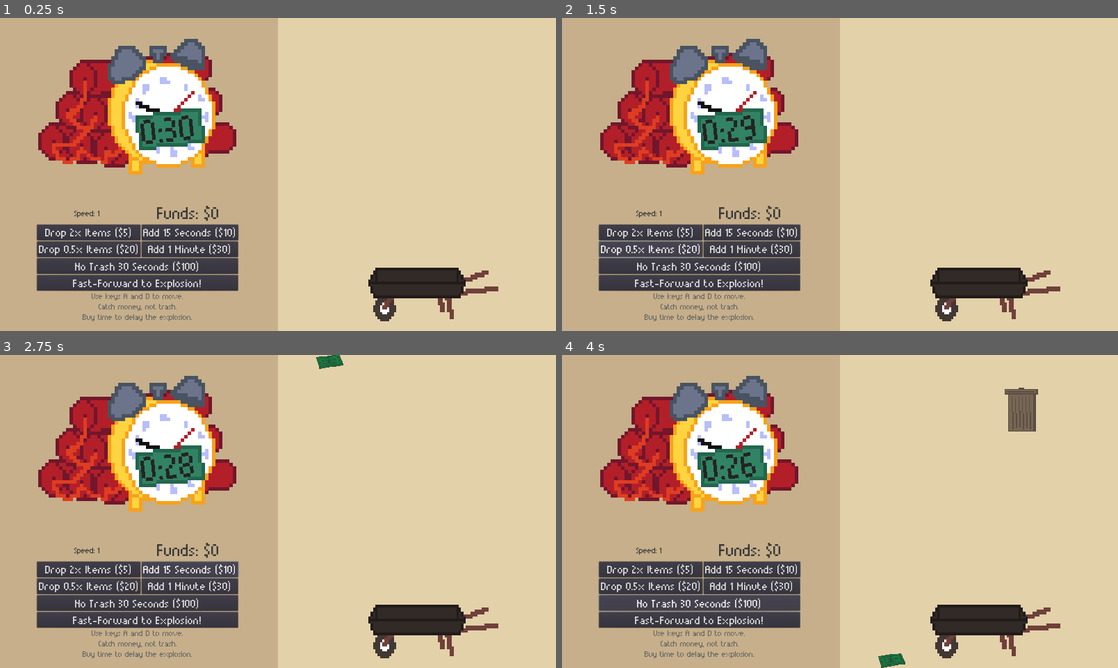
Above: before the commit, frames 1-4 (two rows, left to right).
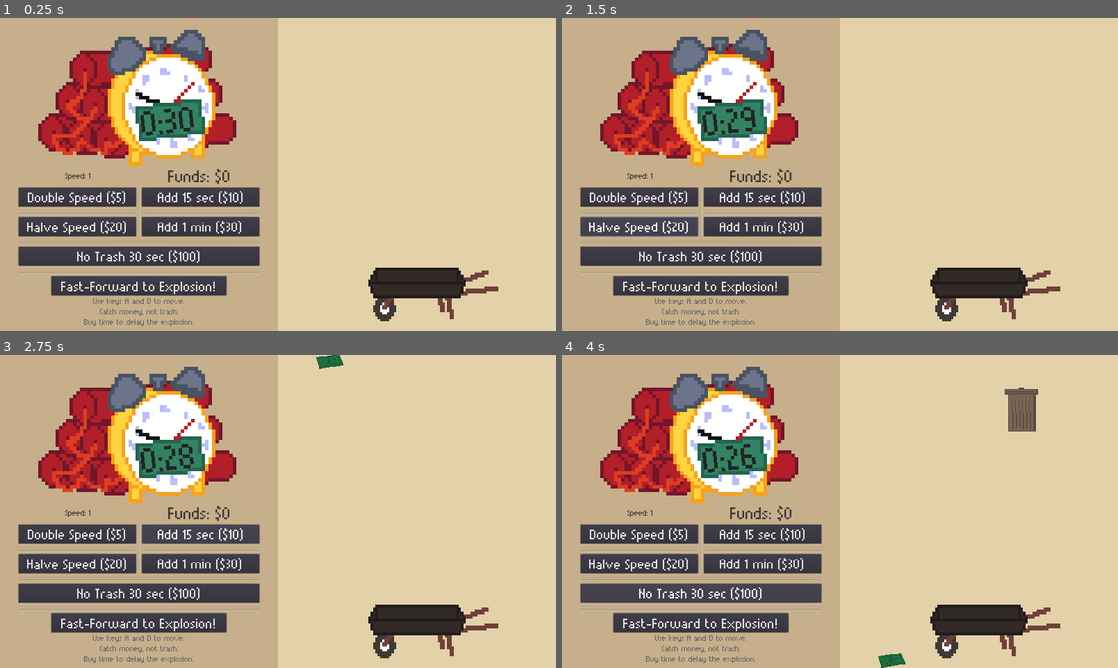
Above: after the commit, the same moments.

Repository: sslees/ld50
Game: Godot game, scene res://scenes/Main.tscn
The game is run twice, just before and just after one commit, with the same random seed, the same clock (stepped at 60 frames per second) and the same inputs.
Inputs:
- Up to frame 1 (0.25 s): no input
- Up to frame 2 (1.5 s): click "Drop 2x Items ($5)" (after the commit: "Double Speed ($5)") at 0.5 s; click "Drop 0.5x Items ($20)" (after the commit: "Halve Speed ($20)") at 1.25 s
- Up to frame 3 (2.75 s): click "Add 15 Seconds ($10)" (after the commit: "Add 15 sec ($10)") at 2 s
- Up to frame 4 (4 s): click "Add 1 Minute ($30)" (after the commit: "Add 1 min ($30)") at 2.75 s; click "No Trash 30 Seconds ($100)" (after the commit: "No Trash 30 sec ($100)") at 3.5 s

The runs differ from the first frame. In frame 1, 18% of the frame differs, in the area x 3-47%, y 3-99%; in frame 2, 18%; in frame 3, 18%; in frame 4, 18%.

Commit message:
submitted version

Diff:
--- a/fonts/button_font.tres
+++ b/fonts/button_font.tres
@@ -3,5 +3,5 @@
 [ext_resource path="res://fonts/munro_dynamicfontdata.tres" type="DynamicFontData" id=1]
 
 [resource]
-size = 41
+size = 51
 font_data = ExtResource( 1 )
--- a/scenes/HUD.tscn
+++ b/scenes/HUD.tscn
@@ -18,18 +18,18 @@
 [node name="Store" type="VBoxContainer" parent="."]
 anchor_top = 1.0
 anchor_bottom = 1.0
-margin_left = 128.0
-margin_top = -440.0
-margin_right = 812.0
-margin_bottom = 128.0
+margin_left = 64.0
+margin_top = -568.0
+margin_right = 896.0
+margin_bottom = -64.0
 
 [node name="Info" type="HBoxContainer" parent="Store"]
-margin_right = 700.0
+margin_right = 832.0
 margin_bottom = 69.0
 
 [node name="Speed" type="Label" parent="Store/Info"]
 margin_top = 17.0
-margin_right = 348.0
+margin_right = 414.0
 margin_bottom = 52.0
 size_flags_horizontal = 3
 custom_colors/font_color = Color( 0.227451, 0.227451, 0.227451, 1 )
@@ -38,8 +38,8 @@
 align = 1
 
 [node name="Funds" type="Label" parent="Store/Info"]
-margin_left = 352.0
-margin_right = 700.0
+margin_left = 418.0
+margin_right = 832.0
 margin_bottom = 69.0
 size_flags_horizontal = 3
 custom_colors/font_color = Color( 0.227451, 0.227451, 0.227451, 1 )
@@ -49,71 +49,162 @@
 
 [node name="HBoxContainer" type="HBoxContainer" parent="Store"]
 margin_top = 73.0
-margin_right = 700.0
-margin_bottom = 183.0
+margin_right = 832.0
+margin_bottom = 237.0
 size_flags_horizontal = 3
 
 [node name="VBoxContainer" type="VBoxContainer" parent="Store/HBoxContainer"]
-margin_right = 360.0
-margin_bottom = 110.0
+margin_right = 406.0
+margin_bottom = 164.0
 size_flags_horizontal = 3
 
 [node name="DropMore" type="Button" parent="Store/HBoxContainer/VBoxContainer"]
-margin_right = 360.0
-margin_bottom = 53.0
-size_flags_horizontal = 3
-custom_fonts/font = ExtResource( 3 )
-text = "Drop 2x Items ($5)"
+margin_right = 406.0
+margin_bottom = 64.0
+size_flags_horizontal = 3
+custom_fonts/font = ExtResource( 3 )
+text = "Double Speed ($5)"
+
+[node name="HSeparator" type="HSeparator" parent="Store/HBoxContainer/VBoxContainer"]
+margin_top = 68.0
+margin_right = 406.0
+margin_bottom = 72.0
+
+[node name="HSeparator3" type="HSeparator" parent="Store/HBoxContainer/VBoxContainer"]
+margin_top = 76.0
+margin_right = 406.0
+margin_bottom = 80.0
+
+[node name="HSeparator4" type="HSeparator" parent="Store/HBoxContainer/VBoxContainer"]
+margin_top = 84.0
+margin_right = 406.0
+margin_bottom = 88.0
+
+[node name="HSeparator2" type="HSeparator" parent="Store/HBoxContainer/VBoxContainer"]
+margin_top = 92.0
+margin_right = 406.0
+margin_bottom = 96.0
 
 [node name="DropLess" type="Button" parent="Store/HBoxContainer/VBoxContainer"]
-margin_top = 57.0
-margin_right = 360.0
-margin_bottom = 110.0
-size_flags_horizontal = 3
-custom_fonts/font = ExtResource( 3 )
-text = "Drop 0.5x Items ($20)"
+margin_top = 100.0
+margin_right = 406.0
+margin_bottom = 164.0
+size_flags_horizontal = 3
+custom_fonts/font = ExtResource( 3 )
+text = "Halve Speed ($20)"
+
+[node name="VSeparator" type="VSeparator" parent="Store/HBoxContainer"]
+margin_left = 410.0
+margin_right = 414.0
+margin_bottom = 164.0
+
+[node name="VSeparator2" type="VSeparator" parent="Store/HBoxContainer"]
+margin_left = 418.0
+margin_right = 422.0
+margin_bottom = 164.0
 
 [node name="VBoxContainer2" type="VBoxContainer" parent="Store/HBoxContainer"]
-margin_left = 364.0
-margin_right = 700.0
-margin_bottom = 110.0
+margin_left = 426.0
+margin_right = 832.0
+margin_bottom = 164.0
 size_flags_horizontal = 3
 
 [node name="Add15S" type="Button" parent="Store/HBoxContainer/VBoxContainer2"]
-margin_right = 336.0
-margin_bottom = 53.0
-size_flags_horizontal = 3
-custom_fonts/font = ExtResource( 3 )
-text = "Add 15 Seconds ($10)"
+margin_right = 406.0
+margin_bottom = 64.0
+size_flags_horizontal = 3
+custom_fonts/font = ExtResource( 3 )
+text = "Add 15 sec ($10)"
+
+[node name="HSeparator" type="HSeparator" parent="Store/HBoxContainer/VBoxContainer2"]
+margin_top = 68.0
+margin_right = 406.0
+margin_bottom = 72.0
+
+[node name="HSeparator3" type="HSeparator" parent="Store/HBoxContainer/VBoxContainer2"]
+margin_top = 76.0
+margin_right = 406.0
+margin_bottom = 80.0
+
+[node name="HSeparator4" type="HSeparator" parent="Store/HBoxContainer/VBoxContainer2"]
+margin_top = 84.0
+margin_right = 406.0
+margin_bottom = 88.0
+
+[node name="HSeparator2" type="HSeparator" parent="Store/HBoxContainer/VBoxContainer2"]
+margin_top = 92.0
+margin_right = 406.0
+margin_bottom = 96.0
 
 [node name="Add1M" type="Button" parent="Store/HBoxContainer/VBoxContainer2"]
-margin_top = 57.0
-margin_right = 336.0
-margin_bottom = 110.0
-size_flags_horizontal = 3
-custom_fonts/font = ExtResource( 3 )
-text = "Add 1 Minute ($30)"
+margin_top = 100.0
+margin_right = 406.0
+margin_bottom = 164.0
+size_flags_horizontal = 3
+custom_fonts/font = ExtResource( 3 )
+text = "Add 1 min ($30)"
+
+[node name="HSeparator" type="HSeparator" parent="Store"]
+margin_top = 241.0
+margin_right = 832.0
+margin_bottom = 245.0
+
+[node name="HSeparator7" type="HSeparator" parent="Store"]
+margin_top = 249.0
+margin_right = 832.0
+margin_bottom = 253.0
+
+[node name="HSeparator8" type="HSeparator" parent="Store"]
+margin_top = 257.0
+margin_right = 832.0
+margin_bottom = 261.0
+
+[node name="HSeparator4" type="HSeparator" parent="Store"]
+margin_top = 265.0
+margin_right = 832.0
+margin_bottom = 269.0
 
 [node name="NoTrash" type="Button" parent="Store"]
-margin_top = 187.0
-margin_right = 700.0
-margin_bottom = 240.0
-size_flags_horizontal = 3
-custom_fonts/font = ExtResource( 3 )
-text = "No Trash 30 Seconds ($100)"
+margin_top = 273.0
+margin_right = 832.0
+margin_bottom = 337.0
+size_flags_horizontal = 3
+custom_fonts/font = ExtResource( 3 )
+text = "No Trash 30 sec ($100)"
+
+[node name="HSeparator2" type="HSeparator" parent="Store"]
+margin_top = 341.0
+margin_right = 832.0
+margin_bottom = 345.0
+
+[node name="HSeparator3" type="HSeparator" parent="Store"]
+margin_top = 349.0
+margin_right = 832.0
+margin_bottom = 353.0
+
+[node name="HSeparator5" type="HSeparator" parent="Store"]
+margin_top = 357.0
+margin_right = 832.0
+margin_bottom = 361.0
+
+[node name="HSeparator6" type="HSeparator" parent="Store"]
+margin_top = 365.0
+margin_right = 832.0
+margin_bottom = 369.0
 
 [node name="End" type="Button" parent="Store"]
-margin_top = 244.0
-margin_right = 700.0
-margin_bottom = 297.0
-size_flags_horizontal = 3
-custom_fonts/font = ExtResource( 3 )
-text = "Fast-Forward to Explosion!"
+margin_left = 102.0
+margin_top = 373.0
+margin_right = 730.0
+margin_bottom = 437.0
+size_flags_horizontal = 4
+custom_fonts/font = ExtResource( 3 )
+text = "  Fast-Forward to Explosion!  "
 
 [node name="Instructions" type="Label" parent="Store"]
-margin_top = 301.0
-margin_right = 700.0
-margin_bottom = 412.0
+margin_top = 441.0
+margin_right = 832.0
+margin_bottom = 552.0
 custom_colors/font_color = Color( 0.403922, 0.403922, 0.403922, 1 )
 custom_fonts/font = SubResource( 2 )
 text = "Use keys A and D to move.
@@ -136,6 +227,9 @@
 window_title = "Game Over"
 dialog_autowrap = true
 
+[node name="Audio" type="AudioStreamPlayer" parent="."]
+pause_mode = 2
+
 [connection signal="pressed" from="Store/HBoxContainer/VBoxContainer/DropMore" to="." method="_on_DropMore_pressed"]
 [connection signal="pressed" from="Store/HBoxContainer/VBoxContainer/DropLess" to="." method="_on_DropLess_pressed"]
 [connection signal="pressed" from="Store/HBoxContainer/VBoxContainer2/Add15S" to="." method="_on_Add15S_pressed"]
--- a/scenes/Main.tscn
+++ b/scenes/Main.tscn
@@ -11,6 +11,9 @@
 
 [node name="Main" type="Node2D"]
 script = ExtResource( 3 )
+__meta__ = {
+"_edit_lock_": true
+}
 money_scene = ExtResource( 6 )
 trash_scene = ExtResource( 4 )
 
@@ -24,7 +27,7 @@
 }
 
 [node name="Clock" parent="." instance=ExtResource( 5 )]
-position = Vector2( 0, 30 )
+position = Vector2( 0, 0 )
 
 [node name="Wheelbarrow" parent="." instance=ExtResource( 1 )]
 position = Vector2( 1440, 918 )
--- a/scripts/Clock.gd
+++ b/scripts/Clock.gd
@@ -4,6 +4,7 @@
 
 var time
 var total = 0
+var explosion_wav = preload("res://audio/explosion.wav")
 
 
 func _ready():
@@ -27,6 +28,8 @@
 		"You delayed the inevitable explosion for %d:%02d." \
 		% [total / 60, total % 60]
 	$"../HUD/GameOver".show()
+	$"../HUD/Audio".stream = explosion_wav
+	$"../HUD/Audio".play()
 
 
 func add_time(seconds):
--- a/scripts/HUD.gd
+++ b/scripts/HUD.gd
@@ -1,6 +1,9 @@
 extends CanvasLayer
 
 var funds = 0
+var trash_wav = preload("res://audio/trash.wav")
+var money_wav = preload("res://audio/money.wav")
+var store_wav = preload("res://audio/store.wav")
 
 
 func _ready():
@@ -11,11 +14,16 @@
 func _on_trash():
 	funds -= 10
 	update_info()
+	$Audio.stream = trash_wav
+	$Audio.play()
 
 
 func _on_money():
 	funds += 1
 	update_info()
+	if !$Audio.is_playing():
+		$Audio.stream = money_wav
+		$Audio.play()
 
 
 func update_info():
@@ -31,32 +39,42 @@
 	if funds >= 30:
 		funds -= 30
 		$"../Clock".add_time(60)
+		play_store()
 
 
 func _on_Add15S_pressed():
 	if funds >= 10:
 		funds -= 10
 		$"../Clock".add_time(15)
+		play_store()
 
 
 func _on_DropMore_pressed():
 	if funds >= 5:
 		funds -= 5
 		$"../DropTimer".wait_time *= 0.5
+		play_store()
 
 
 func _on_DropLess_pressed():
 	if funds >= 20:
 		funds -= 20
 		$"../DropTimer".wait_time *= 2
+		play_store()
 
 
 func _on_NoTrash_pressed():
 	if funds >= 100:
 		funds -= 100
 		get_parent().trash = false
+		play_store()
 		yield(get_tree().create_timer(30), "timeout")
 		get_parent().trash = true
+
+
+func play_store():
+	$Audio.stream = store_wav
+	$Audio.play()
 
 
 func _on_GameOver_confirmed():
Not shown, added: audio/explosion.wav.import
Not shown, added: audio/money.wav.import
Not shown, added: audio/store.wav.import
Not shown, added: audio/trash.wav.import
Not shown, added: audio/explosion.wav
Not shown, added: audio/money.wav
Not shown, added: audio/store.wav
Not shown, added: audio/trash.wav
Not shown, changed: docs/index.html
Not shown, changed: docs/index.pck
